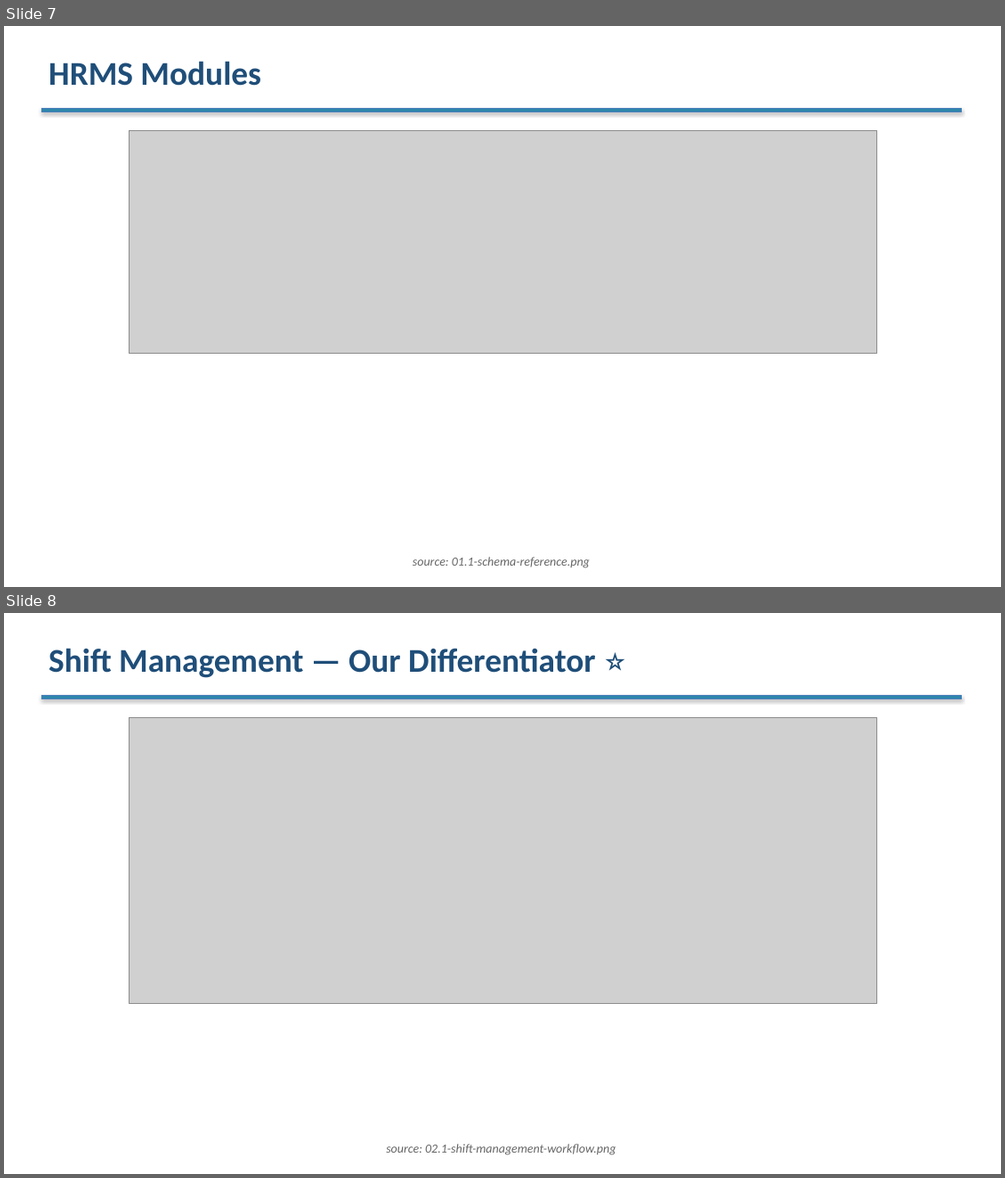
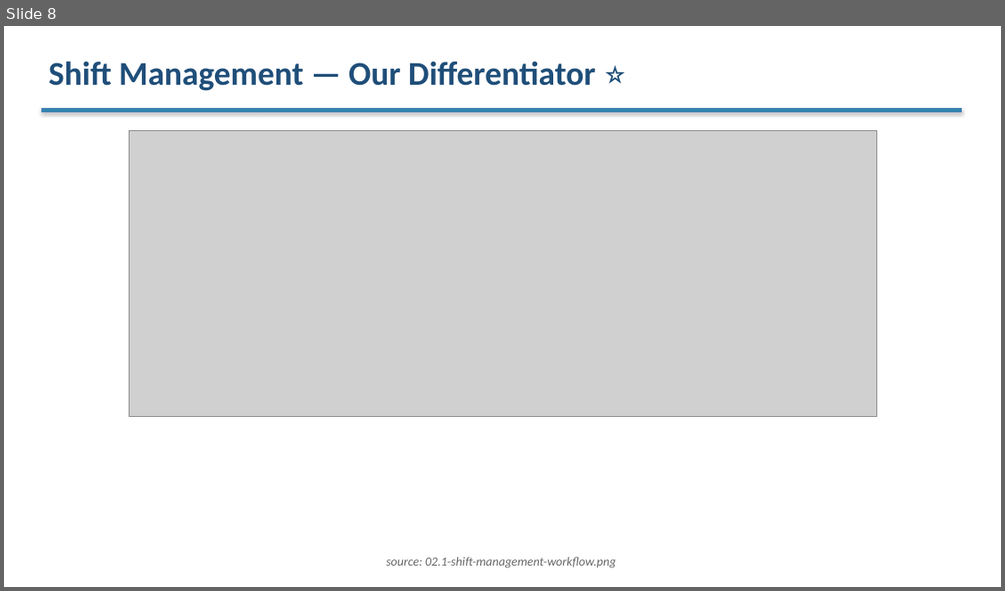
Before and after one commit to venkat-narasimha/haritha-hospitals, a slide deck: docs/phase6/03-client/03.4-client-presentation.pptx. Shown one above the other, each under a label of ours: slides 7 and 8 before the commit, slide 8 after it. The pictures are 1005x1178 and 1005x591 pixels, drawn with LibreOffice and Linux fonts; fonts in the diff are those of the drawing; grey boxes stand for pictures. Boxes give left, top, right and bottom in pixels: in the first picture for what was removed or moved away, otherwise in the second. Text is boxed around its words. In the diff, an @@ line names an element or a change of style, - is before the commit and + after.

```diff
--- a/docs/phase6/03-client/03.4-client-presentation.pptx
+++ b/docs/phase6/03-client/03.4-client-presentation.pptx
@@ slide 7 removed at [4,26,1001,587], background #FFFFFF @@
@@ text removed at [48,61,261,86] @@
-HRMS Modules
@@ rectangle removed at [41,108,961,112] @@
@@ picture removed at [129,131,877,354] @@
@@ text removed at [413,556,590,568] @@
-source: 01.1-schema-reference.png
```
Also in this commit, not shown: 5 slides changed, 2 slides added, 1 other slide removed, 1 other file.
